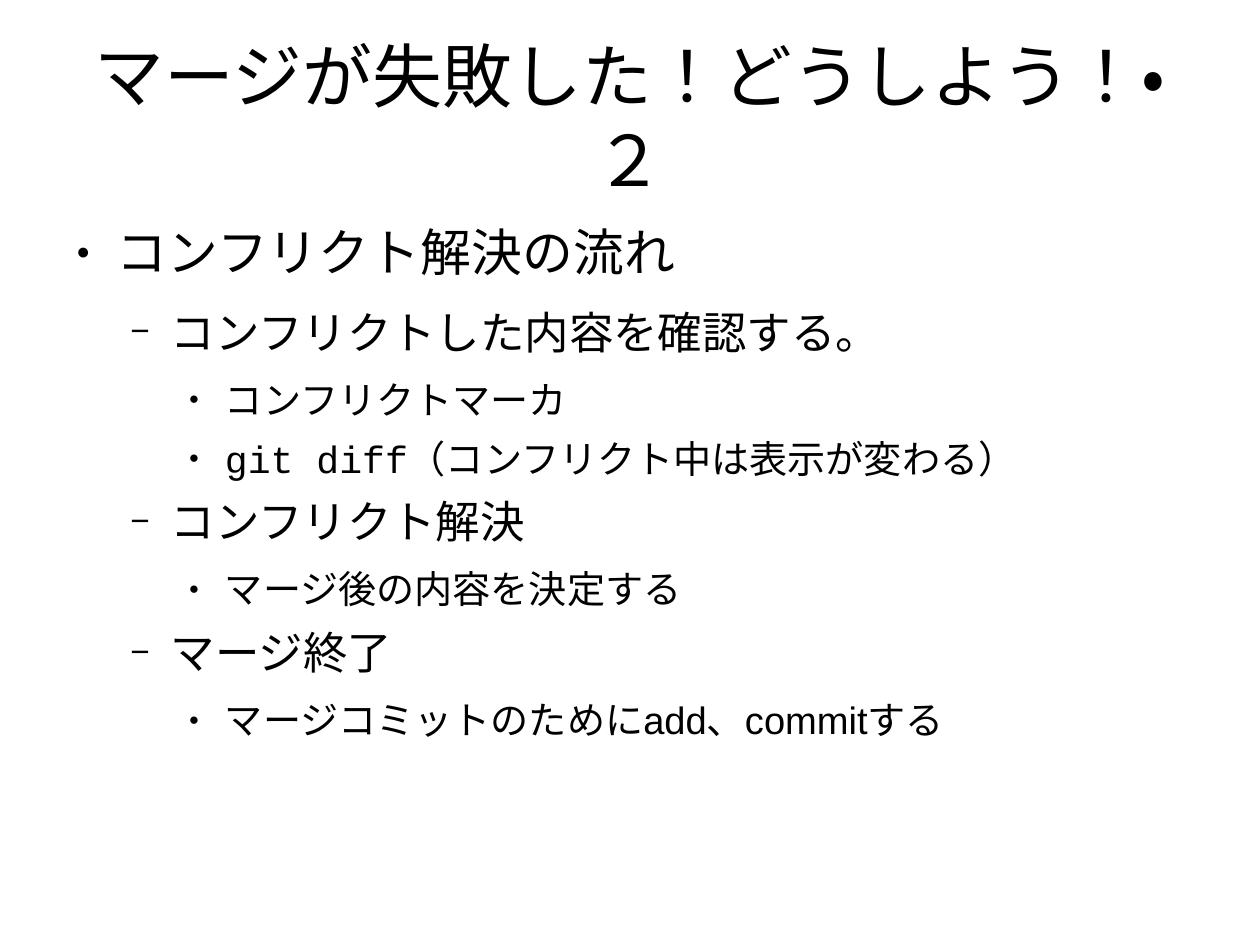
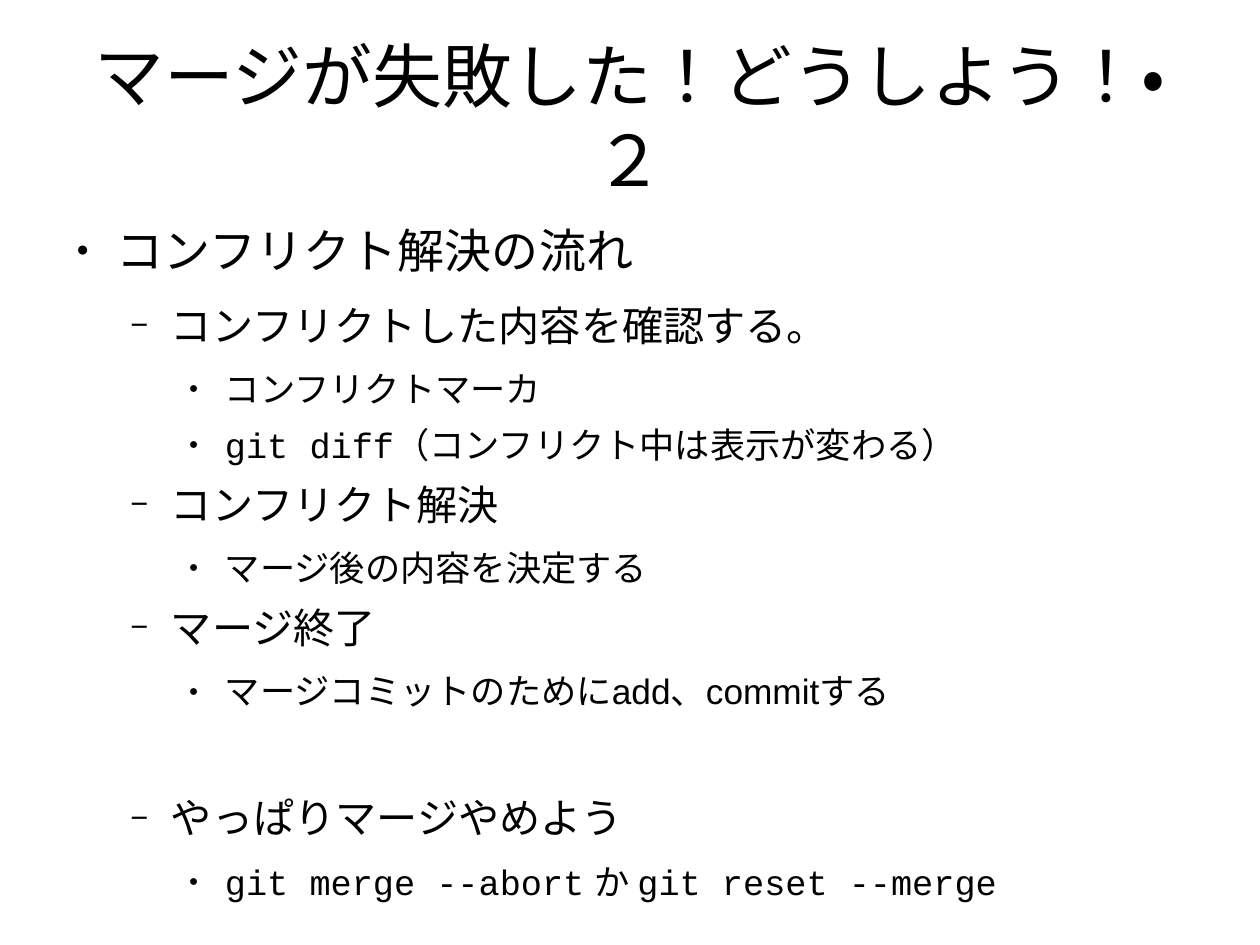
Before and after one commit to pneu/how_to_git, a slide deck: slide 48 of how_to_git.odp. Drawn at 1260x945 pixels with LibreOffice and Linux fonts; fonts in the diff are those of the drawing. Boxes give left, top, right and bottom in pixels: in the first picture for what was removed or moved away, otherwise in the second. Text is boxed around its words. In the diff, an @@ line names an element or a change of style, - is before the commit and + after.

```diff
--- a/how_to_git.odp
+++ b/how_to_git.odp
@@ text at box(117, 228, 957, 707): size 32 to 29.6 pt in "コンフリクト解決の流れ"; size 28 to 25.9 pt in "コンフリクトした内容を確認する。", "コンフリクト解決", "マージ終了"; size 24 to 22.2 pt in "コンフリクトマーカ", "git diff（コンフリクト中は表示が変わる）", "マージ後の内容を決定する", "マージコミットのためにadd、commitする" @@
@@ text at box(171, 798, 997, 903): paragraphs added @@
+  − やっぱりマージやめよう
+    ● git merge --abort か git reset --merge
```
Also in this commit, not shown: 33 other slides changed, 1 other file.
